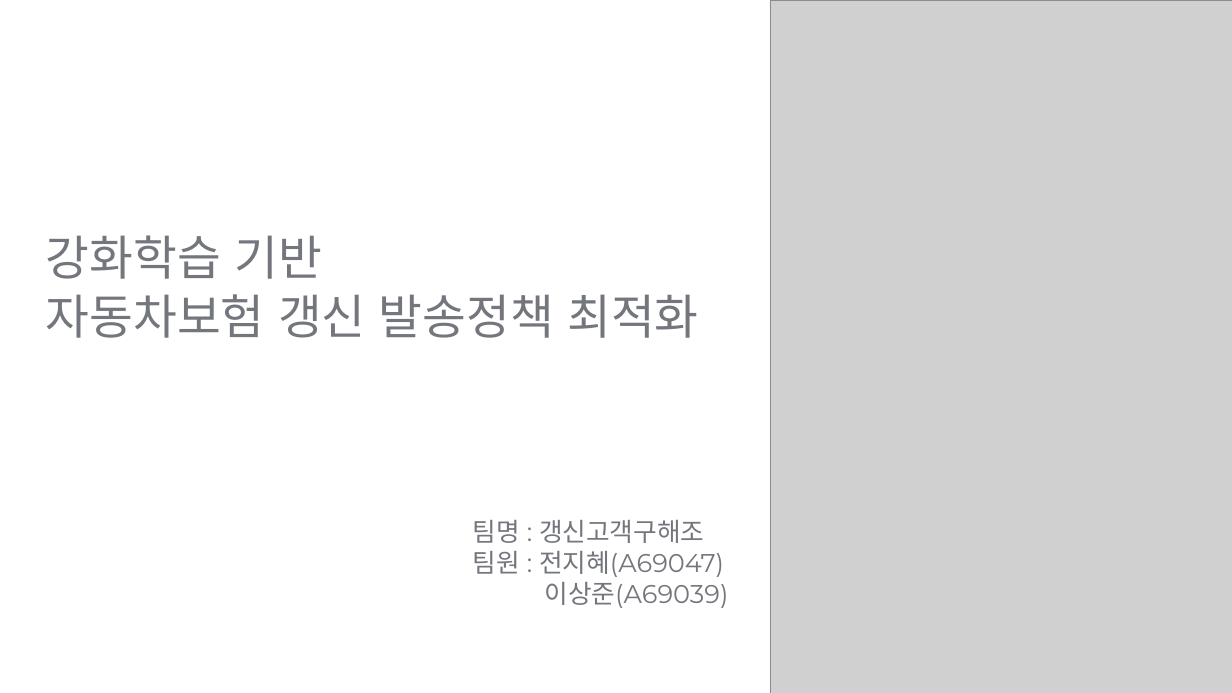
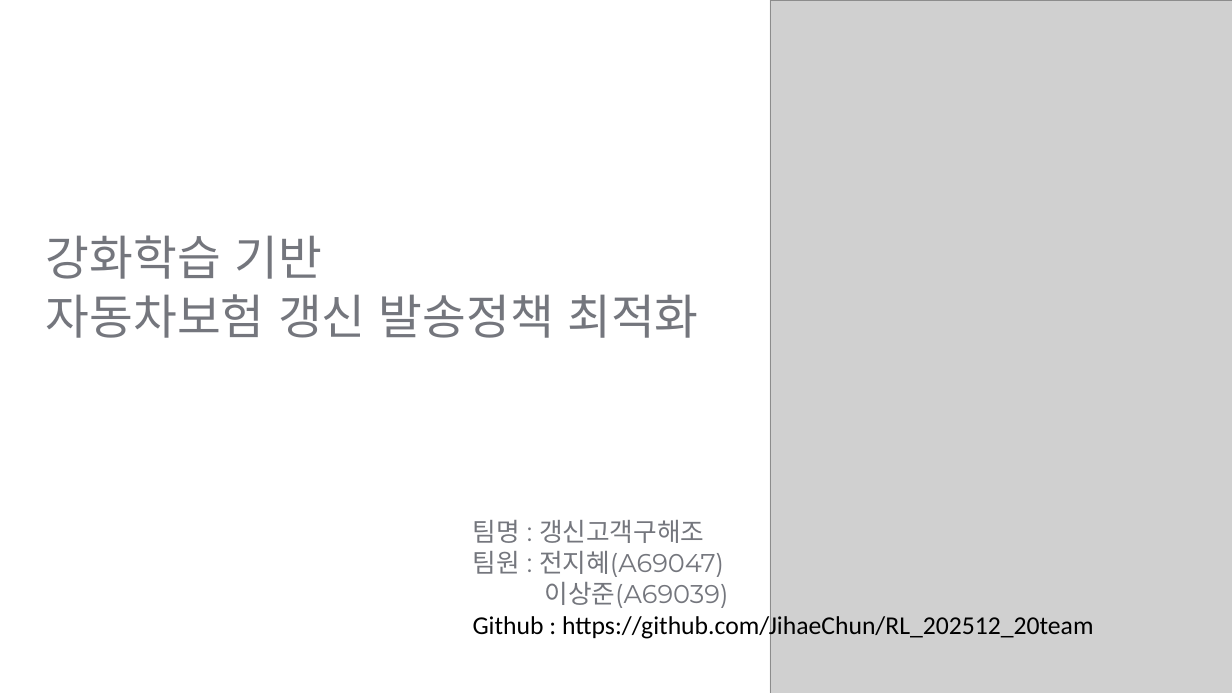
Before and after one commit to JihaeChun/RL_202512_20team, a slide deck: slide 1 of 20조_갱신고객구해조_최종.pptx. Drawn at 1232x693 pixels with LibreOffice and Linux fonts; fonts in the diff are those of the drawing; grey boxes stand for pictures; background and template pictures are left out. Boxes give left, top, right and bottom in pixels: in the first picture for what was removed or moved away, otherwise in the second. Text is boxed around its words. In the diff, an @@ line names an element or a change of style, - is before the commit and + after.

```diff
--- a/20조_갱신고객구해조_최종.pptx
+++ b/20조_갱신고객구해조_최종.pptx
@@ text at (473, 613, 1093, 640): paragraph added @@
+Github : https://github.com/JihaeChun/RL_202512_20team
```
